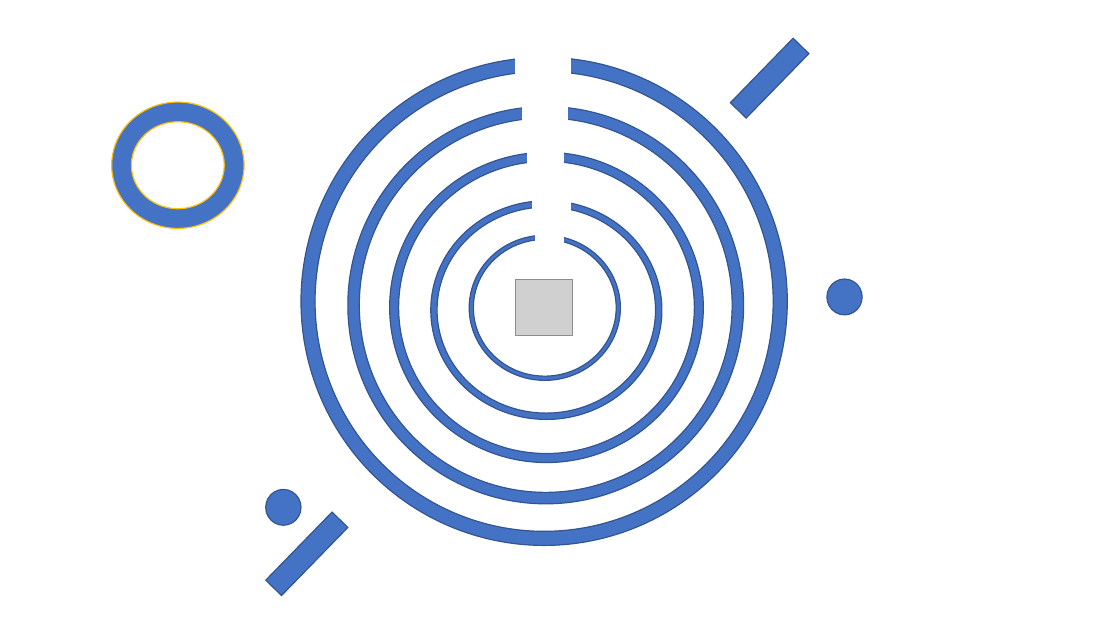
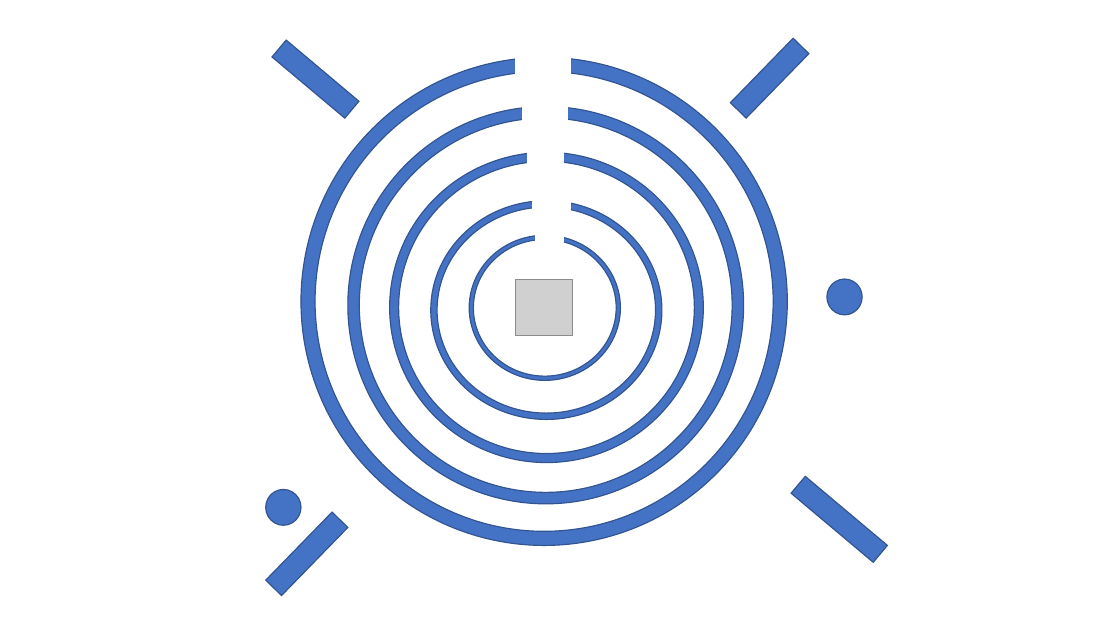
Before and after one commit to RIDENTEM/ppJam2019, a slide deck: slide 8 of ppJam.pptm. Drawn at 1120x630 pixels with LibreOffice and Linux fonts; fonts in the diff are those of the drawing; grey boxes stand for pictures. Boxes give left, top, right and bottom in pixels: in the first picture for what was removed or moved away, otherwise in the second. Text is boxed around its words. In the diff, an @@ line names an element or a change of style, - is before the commit and + after.

```diff
--- a/ppJam.pptm
+++ b/ppJam.pptm
@@ rectangle added at [272,40,358,118], fill #4472C4, outline #325491 1 pt @@
@@ donut removed at [112,103,245,229] @@
@@ rectangle added at [791,476,888,562], fill #4472C4, outline #325491 1 pt @@
```
Also in this commit, not shown: 2 other slides changed, 1 slide added, 1 slide removed, 1 other file.
